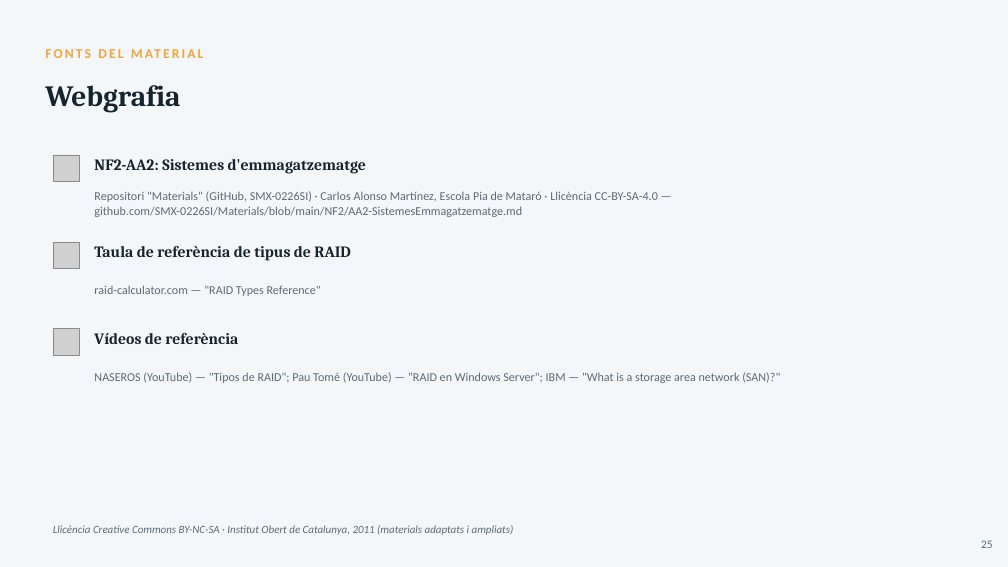
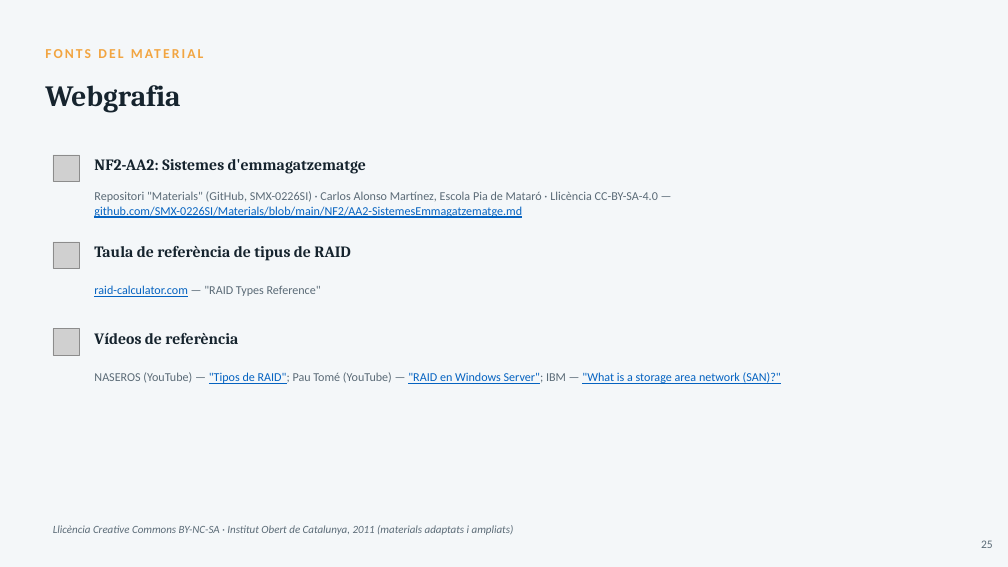
Before and after one commit to joansanchezescudero/SMX_0226_Seguretat_Informatica, a slide deck: slide 25 of RA2 - Emmagatzematge i copies de seguretat/AA2 - Sistemes demmagatzematge/RA2_AA2_Sistemes_emmagatzematge.pptx. Drawn at 1008x567 pixels with LibreOffice and Linux fonts; fonts in the diff are those of the drawing; grey boxes stand for pictures. Boxes give left, top, right and bottom in pixels: in the first picture for what was removed or moved away, otherwise in the second. Text is boxed around its words. In the diff, an @@ line names an element or a change of style, - is before the commit and + after.

```diff
--- a/RA2 - Emmagatzematge i copies de seguretat/AA2 - Sistemes demmagatzematge/RA2_AA2_Sistemes_emmagatzematge.pptx
+++ b/RA2 - Emmagatzematge i copies de seguretat/AA2 - Sistemes demmagatzematge/RA2_AA2_Sistemes_emmagatzematge.pptx
@@ text "Repositori "Materials" (GitHub, SMX-0226SI) · ..." at (94,191,658,218): text colour #5B6B77 to #0563C1, underline on in "github.com/SMX-0226SI/Materials/blob/main/NF2/AA2-SistemesEm ..." @@
@@ text "raid-calculator.com — "RAID Types Reference"" at (94,285,321,297): text colour #5B6B77 to #0563C1, underline on in "raid-calculator.com" @@
@@ text "NASEROS (YouTube) — "Tipos de ..." at (94,372,781,384): text colour #5B6B77 to #0563C1, underline on in ""Tipos de RAID"; "RAID en Windows Server"; ..." @@
```
Also in this commit, not shown: 3 other slides changed, 18 other files.
